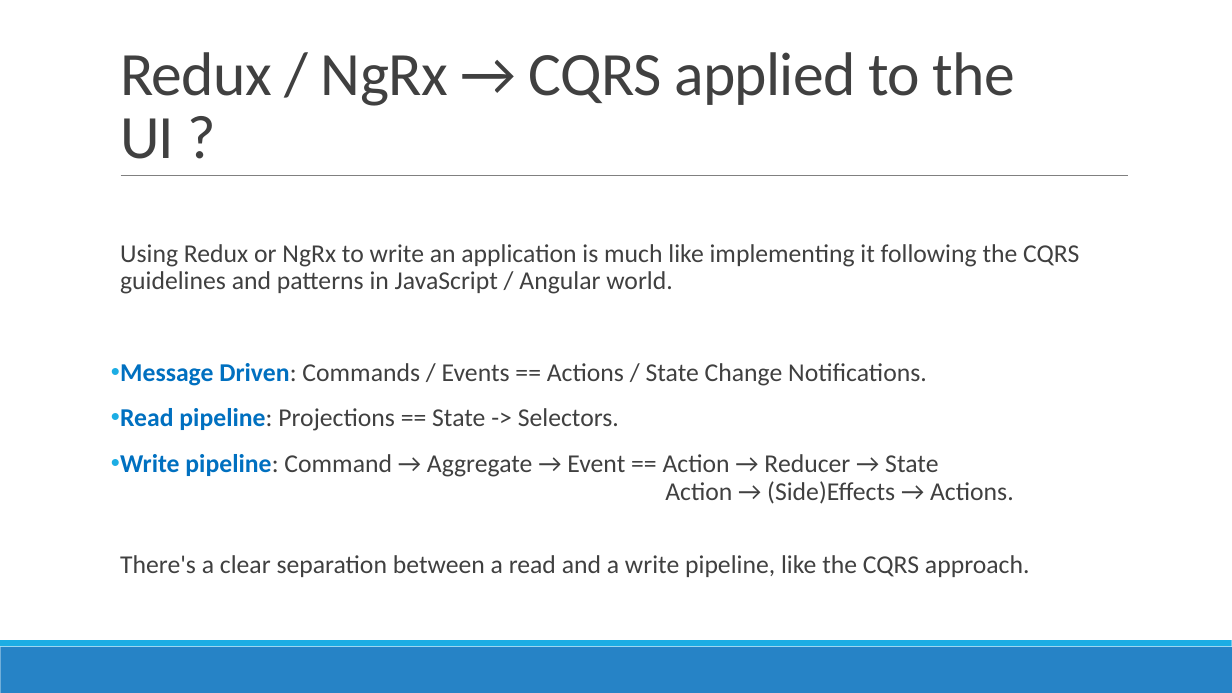
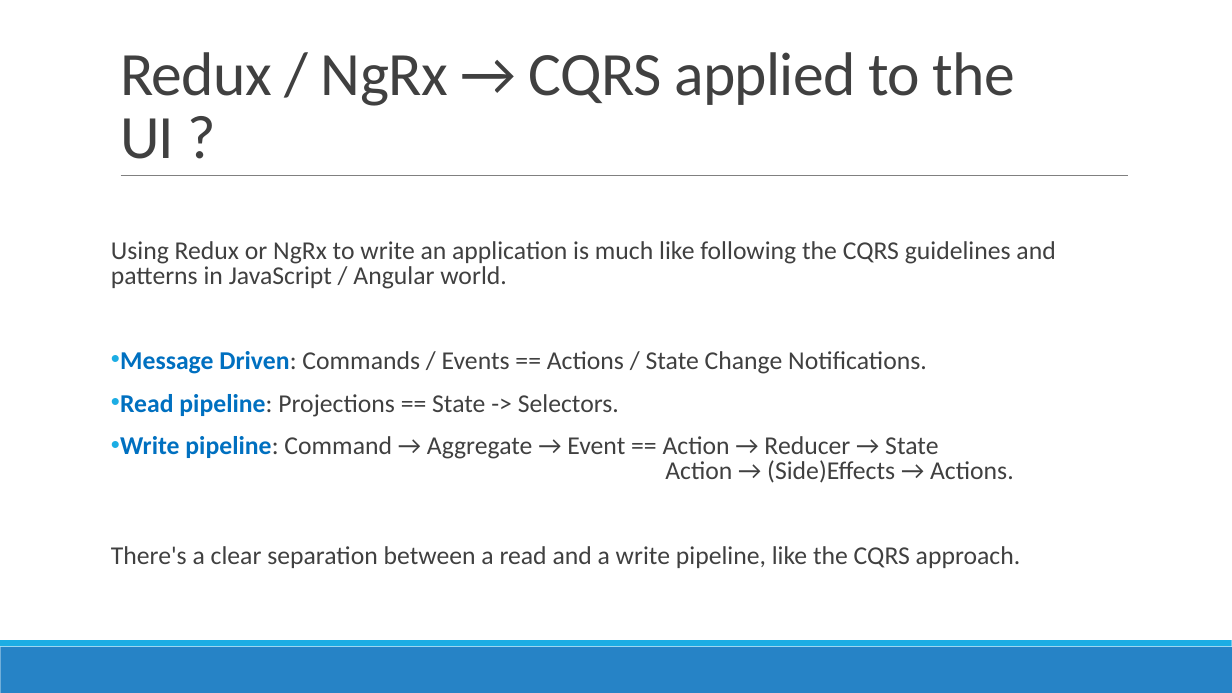
Before and after one commit to AGiorgetti/ngrx101, a slide deck: slide 10 of ReactiveProgramming_ngrx.pptx. Drawn at 1232x693 pixels with LibreOffice and Linux fonts; fonts in the diff are those of the drawing. Boxes give left, top, right and bottom in pixels: in the first picture for what was removed or moved away, otherwise in the second. Text is boxed around its words. In the diff, an @@ line names an element or a change of style, - is before the commit and + after.

```diff
--- a/ReactiveProgramming_ngrx.pptx
+++ b/ReactiveProgramming_ngrx.pptx
@@ text at [111, 241, 1055, 289]: text changed @@
-  Using Redux or NgRx to write an application is much like implementing it following the CQRS guidelines and patterns in JavaScript / Angular world.
+Using Redux or NgRx to write an application is much like following the CQRS guidelines and patterns in JavaScript / Angular world.
@@ text at [111, 351, 1021, 568]: line spacing 0.9 to 0.8; bullet   to none @@
```
Also in this commit, not shown: 16 other slides changed, 4 slides added, 5 other files.
